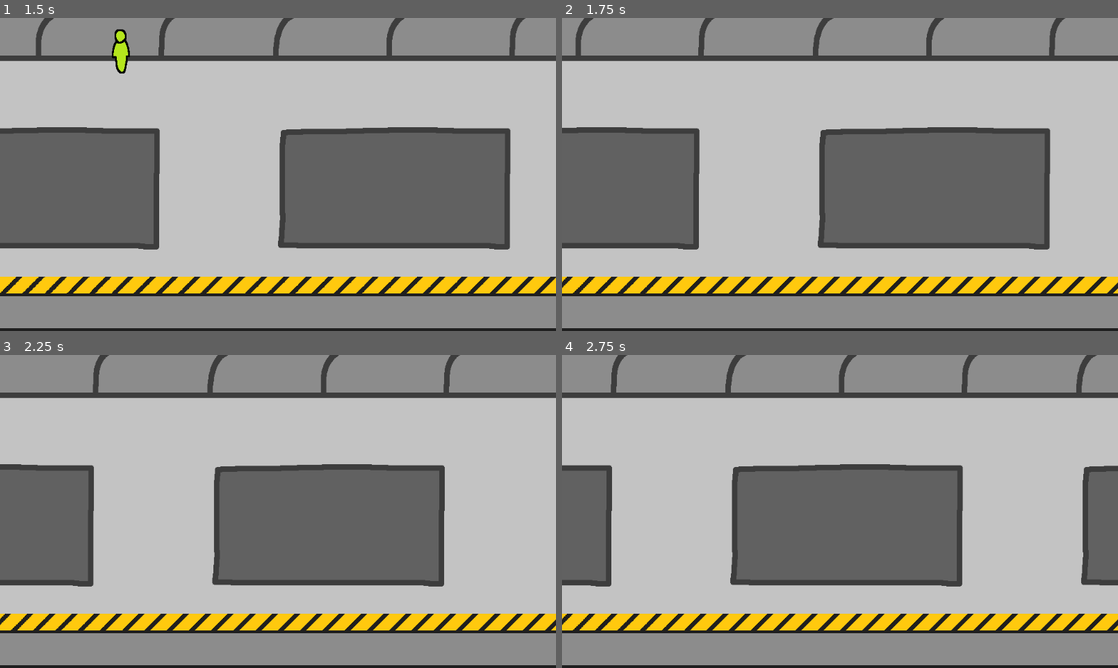
Above: before the commit, frames 1-4 (two rows, left to right).
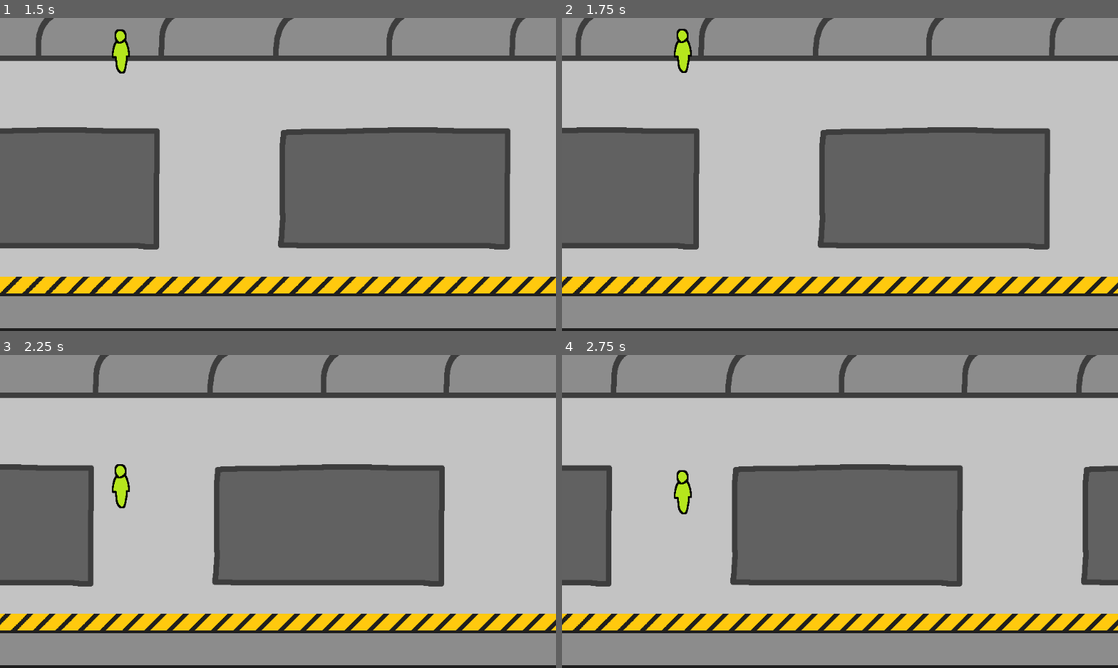
Above: after the commit, the same moments.

Repository: aeugmatic/20GamesJetpackJoyride
Game: Godot game, scene res://scenes/game.tscn
The game is run twice, just before and just after one commit, with the same random seed, the same clock (stepped at 60 frames per second) and the same inputs.
Inputs:
- Up to frame 1 (1.5 s): hold W (fly) 0.53-1.28 s; tap W (fly) at 1.35 s
- Up to frame 2 (1.75 s): no input
- Up to frame 3 (2.25 s): hold W (fly) from 2.03 s (still down)
- Up to frame 4 (2.75 s): keep holding W (fly)

Frame 1 is identical in both runs. In frame 2, 0.3% of the frame differs, in the area x 20-24%, y 3-18%; in frame 3, 0.3%, in the area x 20-24%, y 34-50%; in frame 4, 0.3%.

Commit message:
Add ceiling to arena
Add ceiling to arena to prevent player from flying out of bounds.

Diff:
--- a/scenes/arena.tscn
+++ b/scenes/arena.tscn
@@ -81,6 +81,9 @@
 [sub_resource type="RectangleShape2D" id="RectangleShape2D_ug7gw"]
 size = Vector2(1024, 100)
 
+[sub_resource type="RectangleShape2D" id="RectangleShape2D_olpmc"]
+size = Vector2(1024, 38)
+
 [node name="Arena" type="Node2D" unique_id=1430657477]
 script = ExtResource("1_wl4x5")
 
@@ -111,3 +114,9 @@
 [node name="CollisionShape2D" type="CollisionShape2D" parent="Floor" unique_id=1562595340]
 position = Vector2(512, 526)
 shape = SubResource("RectangleShape2D_ug7gw")
+
+[node name="Ceiling" type="StaticBody2D" parent="." unique_id=1327635683]
+
+[node name="CollisionShape2D" type="CollisionShape2D" parent="Ceiling" unique_id=61623577]
+position = Vector2(512, -19)
+shape = SubResource("RectangleShape2D_olpmc")
